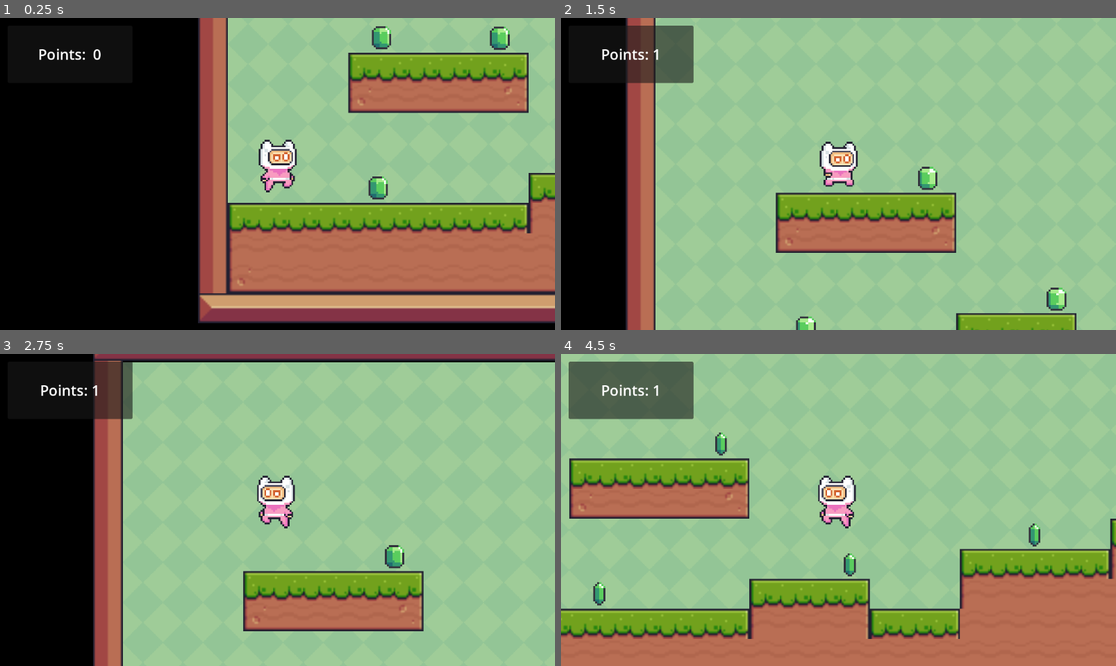
Above: before the commit, frames 1-4 (two rows, left to right).
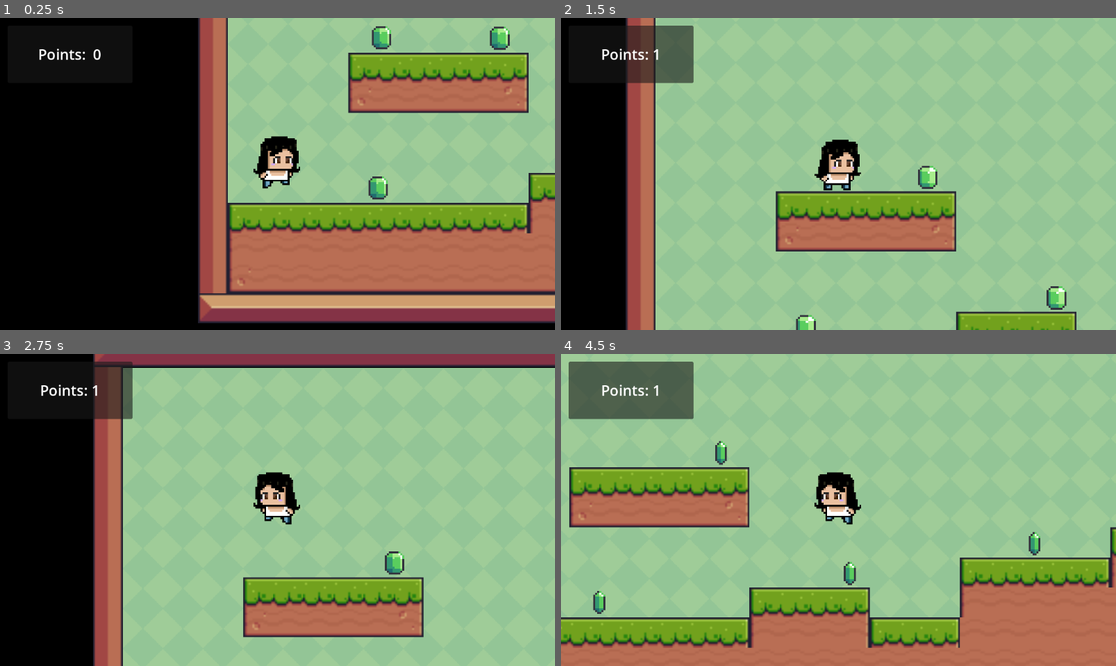
Above: after the commit, the same moments.

Repository: jenniferlai43/paulines_date
Game: Godot game, scene res://main.tscn
Two runs of this game, one before a commit and one after it. Both use one fixed random seed, a clock stepped at 60 frames per second and the inputs below.
Inputs:
- Up to frame 1 (0.25 s): no input
- Up to frame 2 (1.5 s): tap Enter (ui_accept) at 0.5, 0.77 s; hold Right (ui_right) from 0.53 s (still down)
- Up to frame 3 (2.75 s): tap Enter (ui_accept) at 1.52 s; release Right (ui_right) at 2.03 s; hold Left (ui_left) from 2.03 s (still down)
- Up to frame 4 (4.5 s): release Left (ui_left) at 2.78 s; hold Right (ui_right) 2.78-4.28 s; tap Enter (ui_accept) at 3.02, 3.77 s; hold Left (ui_left) from 4.28 s (still down)

The runs differ from the first frame. In frame 1, 1.1% of the frame differs, in the area x 45-55%, y 37-56%; in frame 2, 3.4%; in frame 3, 7.3%; in frame 4, 15%, in the area x 0-100%, y 25-95%.

Commit message:
Add pauline sprite to game

Diff:
--- a/pauline's-date/scenes/main_char.gd
+++ b/pauline's-date/scenes/main_char.gd
@@ -8,14 +8,14 @@
 
 func _physics_process(delta: float) -> void:
 	if (velocity.x > 1 || velocity.x < -1):
-		sprite_2d.animation = "running"
+		sprite_2d.animation = "pauline_running"
 	else:
-		sprite_2d.animation = "default"
+		sprite_2d.animation = "pauline_idle"
 
 	# Add the gravity.
 	if not is_on_floor():
 		velocity += get_gravity() * delta
-		sprite_2d.animation = "jumping"
+		sprite_2d.animation = "pauline_jump"
 
 	# Handle jump.
 	if Input.is_action_just_pressed("ui_accept") and is_on_floor():
--- a/pauline's-date/scenes/main_char.tscn
+++ b/pauline's-date/scenes/main_char.tscn
@@ -1,8 +1,11 @@
-[gd_scene load_steps=30 format=3 uid="uid://bqjgref8eybub"]
+[gd_scene load_steps=50 format=3 uid="uid://bqjgref8eybub"]
 
 [ext_resource type="Texture2D" uid="uid://yxvdbye3tq5r" path="res://Idle (32x32).png" id="1_i2spn"]
 [ext_resource type="Texture2D" uid="uid://cftxsk86emgmh" path="res://Jump (32x32).png" id="1_txxpt"]
 [ext_resource type="Texture2D" uid="uid://dew58fsknfax8" path="res://Run (32x32).png" id="3_3b7vm"]
+[ext_resource type="Texture2D" uid="uid://dtt3pyeidl0du" path="res://pauline_idle.png" id="3_y8ejw"]
+[ext_resource type="Texture2D" uid="uid://cepagvmkia4io" path="res://pauline_jump.png" id="4_2mqdu"]
+[ext_resource type="Texture2D" uid="uid://cua7qq7886d1x" path="res://pauline_running.png" id="4_jfcpr"]
 
 [sub_resource type="AtlasTexture" id="AtlasTexture_j84a3"]
 atlas = ExtResource("1_i2spn")
@@ -52,6 +55,74 @@
 atlas = ExtResource("1_txxpt")
 region = Rect2(0, 0, 32, 32)
 
+[sub_resource type="AtlasTexture" id="AtlasTexture_rbt8x"]
+atlas = ExtResource("3_y8ejw")
+region = Rect2(0, 0, 32, 32)
+
+[sub_resource type="AtlasTexture" id="AtlasTexture_143tp"]
+atlas = ExtResource("3_y8ejw")
+region = Rect2(32, 0, 32, 32)
+
+[sub_resource type="AtlasTexture" id="AtlasTexture_lrsto"]
+atlas = ExtResource("3_y8ejw")
+region = Rect2(64, 0, 32, 32)
+
+[sub_resource type="AtlasTexture" id="AtlasTexture_76g7q"]
+atlas = ExtResource("3_y8ejw")
+region = Rect2(96, 0, 32, 32)
+
+[sub_resource type="AtlasTexture" id="AtlasTexture_ciw8b"]
+atlas = ExtResource("3_y8ejw")
+region = Rect2(128, 0, 32, 32)
+
+[sub_resource type="AtlasTexture" id="AtlasTexture_wsf18"]
+atlas = ExtResource("3_y8ejw")
+region = Rect2(160, 0, 32, 32)
+
+[sub_resource type="AtlasTexture" id="AtlasTexture_iln2q"]
+atlas = ExtResource("3_y8ejw")
+region = Rect2(192, 0, 32, 32)
+
+[sub_resource type="AtlasTexture" id="AtlasTexture_euqv2"]
+atlas = ExtResource("4_2mqdu")
+region = Rect2(0, 0, 32, 32)
+
+[sub_resource type="AtlasTexture" id="AtlasTexture_pyqkp"]
+atlas = ExtResource("4_jfcpr")
+region = Rect2(0, 0, 32, 32)
+
+[sub_resource type="AtlasTexture" id="AtlasTexture_t8mgb"]
+atlas = ExtResource("4_jfcpr")
+region = Rect2(32, 0, 32, 32)
+
+[sub_resource type="AtlasTexture" id="AtlasTexture_mlbdq"]
+atlas = ExtResource("4_jfcpr")
+region = Rect2(64, 0, 32, 32)
+
+[sub_resource type="AtlasTexture" id="AtlasTexture_pv1qi"]
+atlas = ExtResource("4_jfcpr")
+region = Rect2(96, 0, 32, 32)
+
+[sub_resource type="AtlasTexture" id="AtlasTexture_sx4ws"]
+atlas = ExtResource("4_jfcpr")
+region = Rect2(128, 0, 32, 32)
+
+[sub_resource type="AtlasTexture" id="AtlasTexture_dwb5b"]
+atlas = ExtResource("4_jfcpr")
+region = Rect2(160, 0, 32, 32)
+
+[sub_resource type="AtlasTexture" id="AtlasTexture_cd6rp"]
+atlas = ExtResource("4_jfcpr")
+region = Rect2(192, 0, 32, 32)
+
+[sub_resource type="AtlasTexture" id="AtlasTexture_wdq64"]
+atlas = ExtResource("4_jfcpr")
+region = Rect2(224, 0, 32, 32)
+
+[sub_resource type="AtlasTexture" id="AtlasTexture_s44v7"]
+atlas = ExtResource("4_jfcpr")
+region = Rect2(256, 0, 32, 32)
+
 [sub_resource type="AtlasTexture" id="AtlasTexture_1en0w"]
 atlas = ExtResource("3_3b7vm")
 region = Rect2(0, 0, 32, 32)
@@ -138,7 +209,7 @@
 }],
 "loop": true,
 "name": &"default",
-"speed": 15.0
+"speed": 2.0
 }, {
 "frames": [{
 "duration": 1.0,
@@ -146,6 +217,72 @@
 }],
 "loop": true,
 "name": &"jumping",
+"speed": 5.0
+}, {
+"frames": [{
+"duration": 1.0,
+"texture": SubResource("AtlasTexture_rbt8x")
+}, {
+"duration": 1.0,
+"texture": SubResource("AtlasTexture_143tp")
+}, {
+"duration": 1.0,
+"texture": SubResource("AtlasTexture_lrsto")
+}, {
+"duration": 1.0,
+"texture": SubResource("AtlasTexture_76g7q")
+}, {
+"duration": 1.0,
+"texture": SubResource("AtlasTexture_ciw8b")
+}, {
+"duration": 1.0,
+"texture": SubResource("AtlasTexture_wsf18")
+}, {
+"duration": 1.0,
+"texture": SubResource("AtlasTexture_iln2q")
+}],
+"loop": true,
+"name": &"pauline_idle",
+"speed": 5.0
+}, {
+"frames": [{
+"duration": 1.0,
+"texture": SubResource("AtlasTexture_euqv2")
+}],
+"loop": true,
+"name": &"pauline_jump",
+"speed": 5.0
+}, {
+"frames": [{
+"duration": 1.0,
+"texture": SubResource("AtlasTexture_pyqkp")
+}, {
+"duration": 1.0,
+"texture": SubResource("AtlasTexture_t8mgb")
+}, {
+"duration": 1.0,
+"texture": SubResource("AtlasTexture_mlbdq")
+}, {
+"duration": 1.0,
+"texture": SubResource("AtlasTexture_pv1qi")
+}, {
+"duration": 1.0,
+"texture": SubResource("AtlasTexture_sx4ws")
+}, {
+"duration": 1.0,
+"texture": SubResource("AtlasTexture_dwb5b")
+}, {
+"duration": 1.0,
+"texture": SubResource("AtlasTexture_cd6rp")
+}, {
+"duration": 1.0,
+"texture": SubResource("AtlasTexture_wdq64")
+}, {
+"duration": 1.0,
+"texture": SubResource("AtlasTexture_s44v7")
+}],
+"loop": true,
+"name": &"pauline_running",
 "speed": 5.0
 }, {
 "frames": [{
@@ -191,7 +328,7 @@
 }]
 
 [sub_resource type="RectangleShape2D" id="RectangleShape2D_any3h"]
-size = Vector2(59, 87)
+size = Vector2(59, 85)
 
 [node name="CharacterBody2D" type="CharacterBody2D"]
 
@@ -200,9 +337,9 @@
 position = Vector2(83, 531)
 scale = Vector2(2.875, 2.875)
 sprite_frames = SubResource("SpriteFrames_acirl")
-autoplay = "default"
-frame_progress = 0.701882
+animation = &"pauline_jump"
+autoplay = "pauline_idle"
 
 [node name="CollisionShape2D" type="CollisionShape2D" parent="."]
-position = Vector2(84.5, 534.5)
+position = Vector2(84.5, 533.5)
 shape = SubResource("RectangleShape2D_any3h")
Binary file added: pauline's-date/pauline_idle.png
Not shown, added: pauline's-date/pauline_idle.png.import
Binary file added: pauline's-date/pauline_jump.png
Not shown, added: pauline's-date/pauline_jump.png.import
Binary file added: pauline's-date/pauline_running.png
Not shown, added: pauline's-date/pauline_running.png.import
Binary file added: pauline's-date/scenes/pauline_idle.png
Not shown, added: pauline's-date/scenes/pauline_idle.png.import
